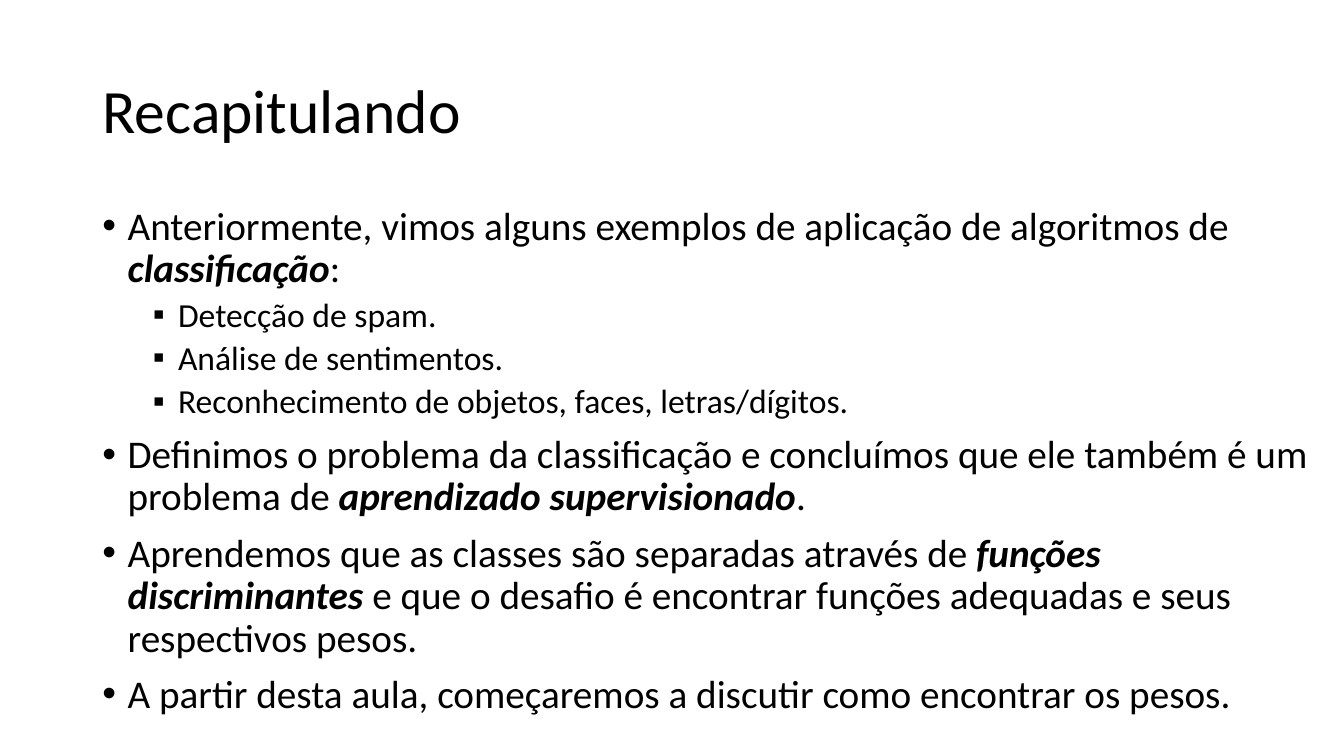
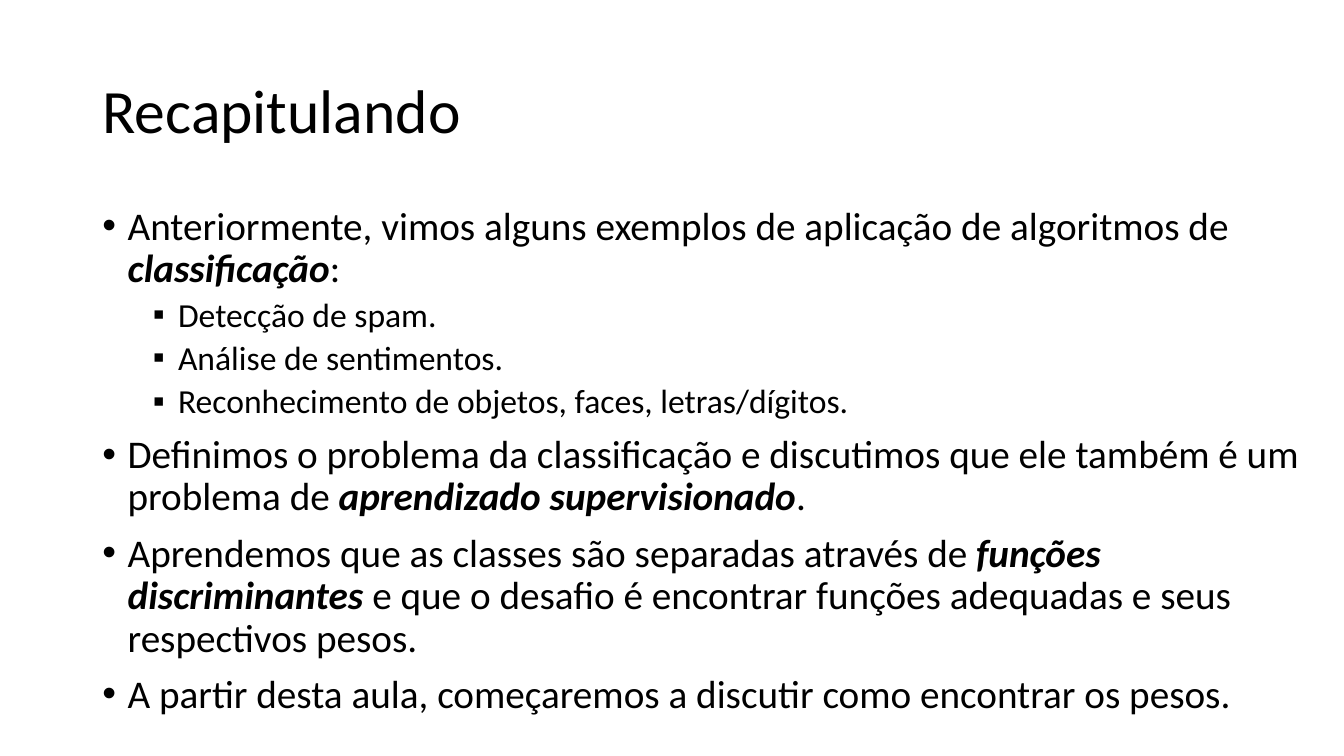
Before and after one commit to zz4fap/t320_aprendizado_de_maquina, a slide deck: slide 2 of slides/T320_Classificação (Parte II).pptx. Drawn at 1344x756 pixels with LibreOffice and Linux fonts; fonts in the diff are those of the drawing. Boxes give left, top, right and bottom in pixels: in the first picture for what was removed or moved away, otherwise in the second. Text is boxed around its words. In the diff, an @@ line names an element or a change of style, - is before the commit and + after.

Commit message:
update of slides

```diff
--- a/slides/T320_Classificação (Parte II).pptx
+++ b/slides/T320_Classificação (Parte II).pptx
@@ text at (x1=128, y1=440, x2=1299, y2=517): text changed @@
-• Definimos o problema da classificação e concluímos que ele também é um problema de aprendizado supervisionado.
+• Definimos o problema da classificação e discutimos que ele também é um problema de aprendizado supervisionado.
```
Also in this commit, not shown: 2 other slides changed, 2 slides added, 1 slide removed, 2 other files.
